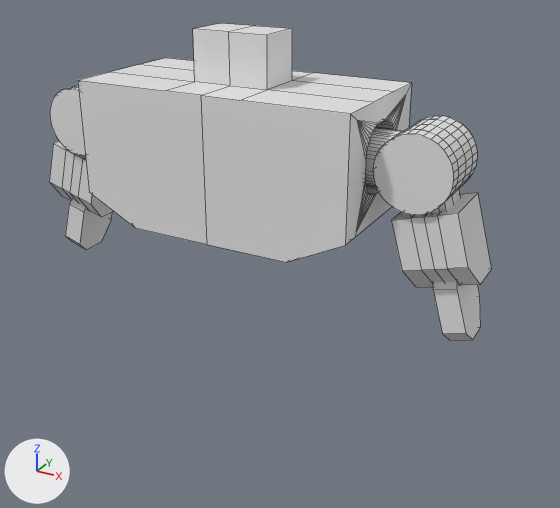
A saved change to the Blender file robô/basico1.blend.
The view is the same before and after, from a camera (50 mm lens) standing at (5.47, -8.93, 21.77) and looking at (0.45, 0.2, 17.2). Every picture has the same lights, and +X, +Y and +Z are marked at lower left. The picture after the commit comes second. Mesh edges are drawn as thin lines.

Script lines for the objects in view, before the commit:
```python
me_cube_003 = bpy.data.meshes.new('Cube.003')
me_cube_003.from_pydata(...)  # 583 vertices, 528 faces; spans x 0.0..1.72, y -1.0..1.0, z -2.09..1.68
ob_cube = bpy.data.objects.new('Cube', me_cube_003)
ob_cube.location = (0.0, 0.0, 18.71)
ob_cube.scale = (2.01, 1.0, 1.0)
_m = ob_cube.modifiers.new('Mirror', 'MIRROR')
_m.use_clip = True
```
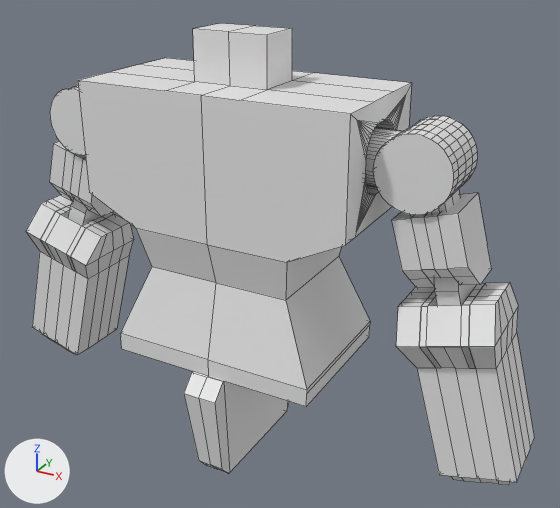
Commit message: update basico 1

Where the change shows, as pixel boxes (x1, y1, x2, y2) in the pictures (560 x 508 px):
'Cube', reshaped (15% wider, 46% taller)
    before: (49, 23, 491, 340)
    after: (26, 23, 534, 485)
part 1 of me_cube_003, added
    after: (26, 195, 534, 485)
part 2 of me_cube_003, built on
    before: (63, 189, 481, 340)
    after: (50, 182, 491, 474)

Diff of the bpy script that builds the scene:
```diff
--- a/robô/basico1.blend.py
+++ b/robô/basico1.blend.py
@@ me_cube_003 @@
 # used by ob_cube; location = (0.0, 0.0, 18.71); scale = (2.01, 1.0, 1.0)
-me_cube_003.from_pydata(...)  # 583 vertices, 528 faces; spans x 0.0..1.72, y -1.0..1.0, z -2.09..1.68
+me_cube_003.from_pydata(...)  # 833 vertices, 718 faces, 27 loose edges; spans x 0.0..2.13, y -1.36..1.24, z -4.76..1.68
+# me_cube_003 part 1: a new loose piece of 193 vertices spanning x 1.24..2.13, y -0.62..0.68, z -4.08..-1.28
+# me_cube_003 part 2: 11 vertices moved from x 1.4..1.71, y -0.22..0.54, z -2.09..-0.91 to x 1.4..1.71, y -0.27..0.55, z -2.12..-0.95; 6 vertices removed from x 1.4..1.71, y -0.1..0.54, z -2.09..-1.0; 63 vertices added at x 0.0..1.7, y -1.36..1.24, z -4.76..-0.85
```
